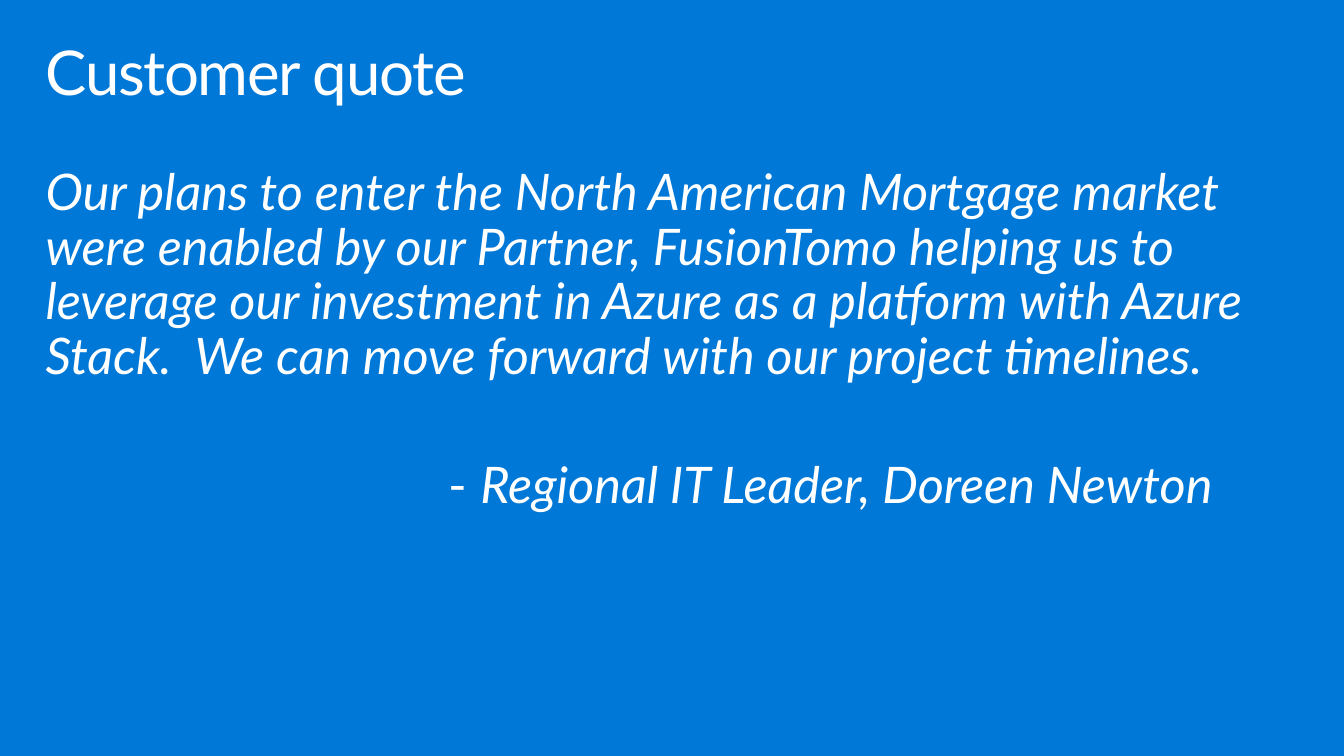
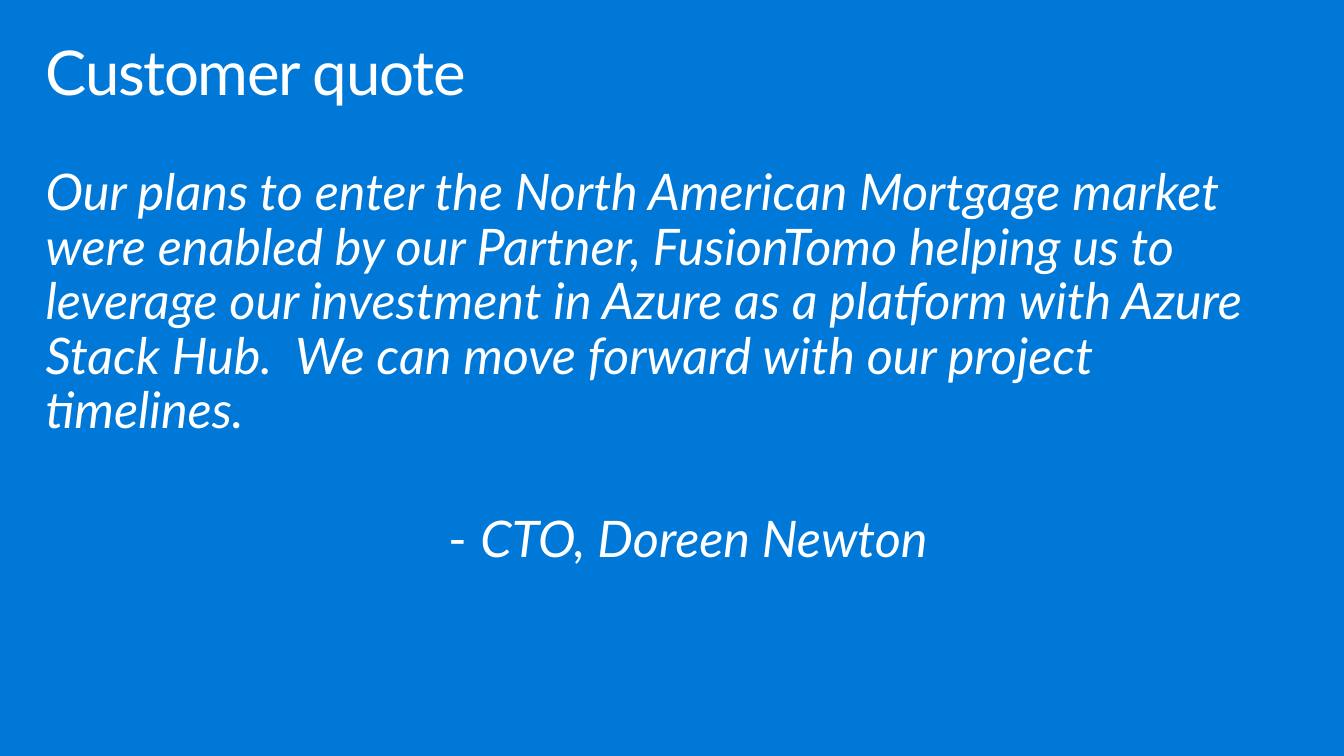
Before and after one commit to polichtm/MCW-Azure-Stack, a slide deck: slide 51 of Whiteboard design session/WDS trainer presentation - Azure Stack.pptx (slide 37 before the commit). Drawn at 1344x756 pixels with LibreOffice and Linux fonts; fonts in the diff are those of the drawing. Boxes give left, top, right and bottom in pixels: in the first picture for what was removed or moved away, otherwise in the second. Text is boxed around its words. In the diff, an @@ line names an element or a change of style, - is before the commit and + after.

```diff
--- a/Whiteboard design session/WDS trainer presentation - Azure Stack.pptx
+++ b/Whiteboard design session/WDS trainer presentation - Azure Stack.pptx
@@ text at <box>46,173,1242,429</box>: text changed @@
-Our plans to enter the North American Mortgage market were enabled by our Partner, FusionTomo helping us to leverage our investment in Azure as a platform with Azure Stack. We can move forward with our project timelines.
-- Regional IT Leader, Doreen Newton
+Our plans to enter the North American Mortgage market were enabled by our Partner, FusionTomo helping us to leverage our investment in Azure as a platform with Azure Stack Hub. We can move forward with our project timelines.
+- CTO, Doreen Newton
```
Also in this commit, not shown: 24 other slides changed, 15 slides added, 1 slide removed, 2 other files.
